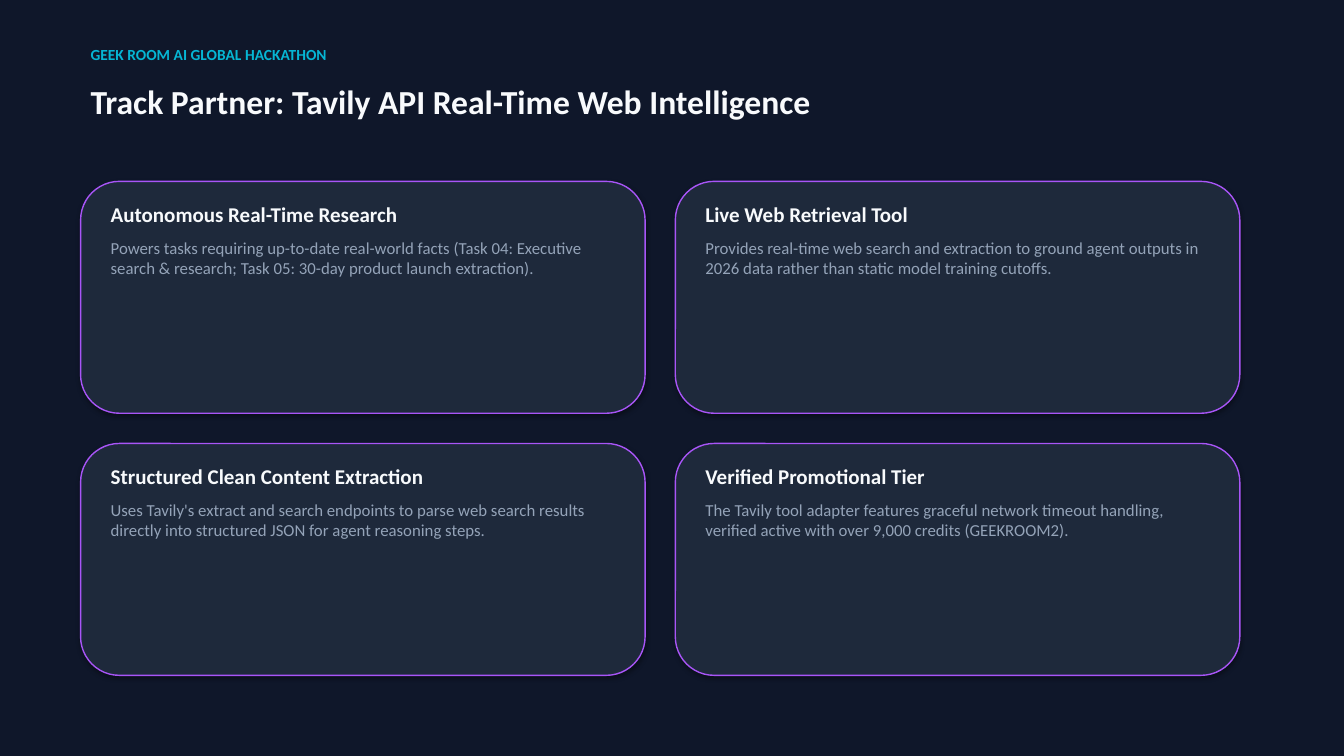
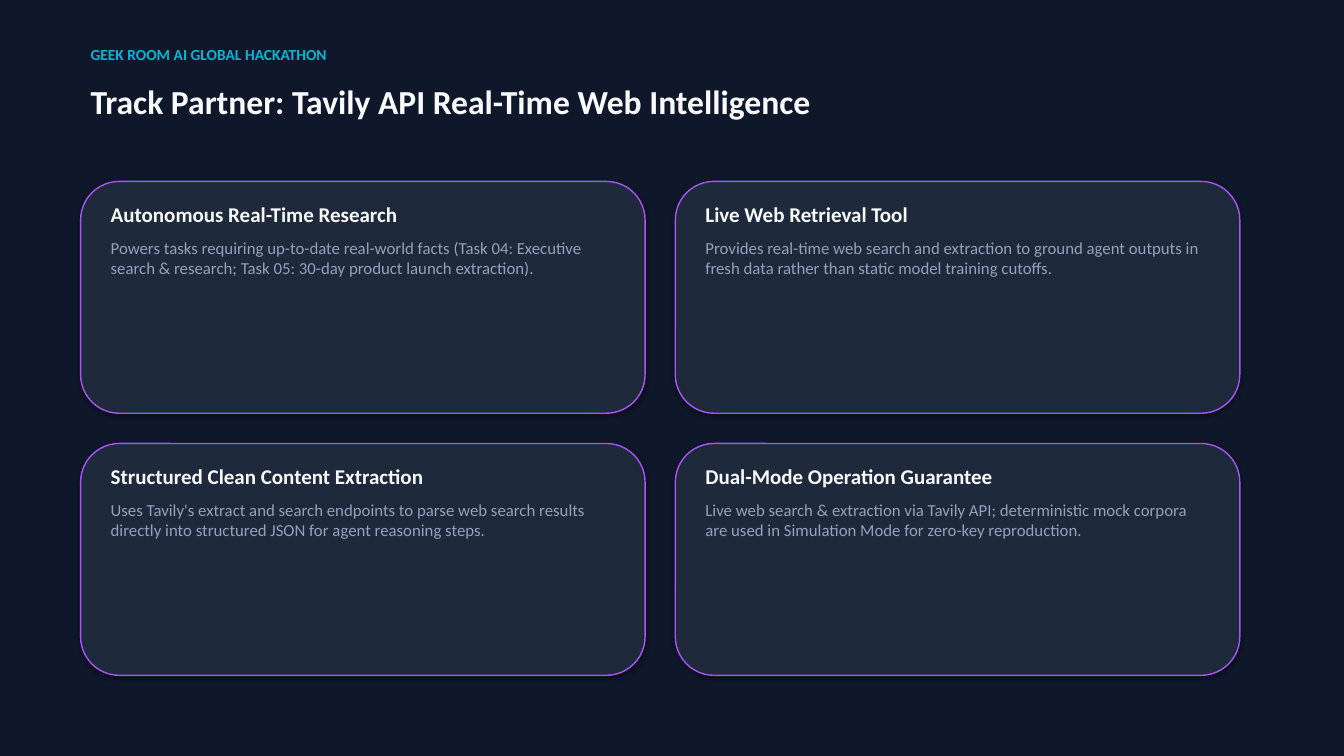
Before and after one commit to Mohan-M04/agentbench-arena, a slide deck: slide 6 of AgentBench_Arena_Hackathon_Pitch_Deck.pptx. Drawn at 1344x756 pixels with LibreOffice and Linux fonts; fonts in the diff are those of the drawing. Boxes give left, top, right and bottom in pixels: in the first picture for what was removed or moved away, otherwise in the second. Text is boxed around its words. In the diff, an @@ line names an element or a change of style, - is before the commit and + after.

Commit message:
docs(deck): align pitch deck numbers, ARS tiers, formula, and simulation caveats with README

```diff
--- a/AgentBench_Arena_Hackathon_Pitch_Deck.pptx
+++ b/AgentBench_Arena_Hackathon_Pitch_Deck.pptx
@@ text at (705,242,1199,277): text changed @@
-Provides real-time web search and extraction to ground agent outputs in 2026 data rather than static model training cutoffs.
+Provides real-time web search and extraction to ground agent outputs in fresh data rather than static model training cutoffs.
@@ text at (705,469,1187,539): text changed @@
-Verified Promotional Tier
-The Tavily tool adapter features graceful network timeout handling, verified active with over 9,000 credits (GEEKROOM2).
+Dual-Mode Operation Guarantee
+Live web search & extraction via Tavily API; deterministic mock corpora are used in Simulation Mode for zero-key reproduction.
```
Also in this commit, not shown: 9 other slides changed, 1 other file.
